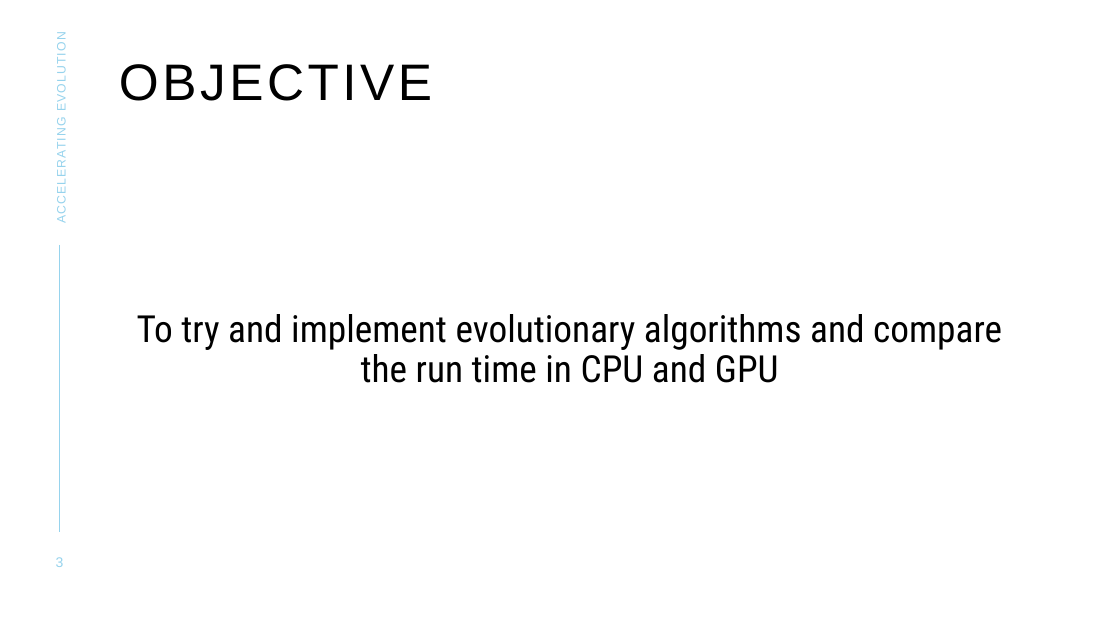
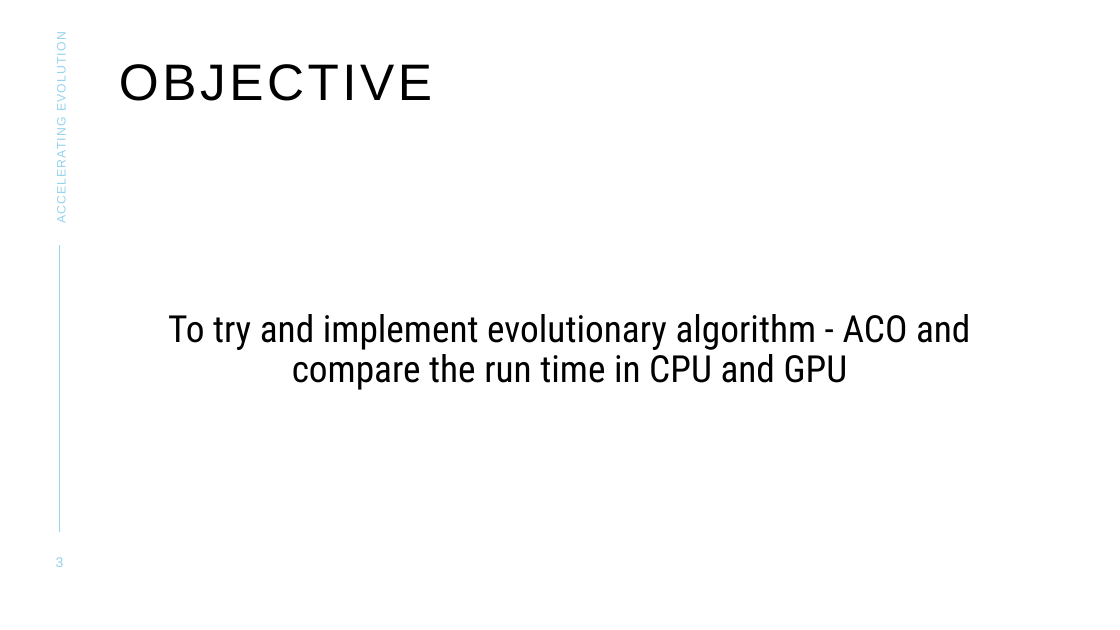
Before and after one commit to Ashirbad-Sarangi/evolutionary_algo_gpu, a slide deck: slide 3 of data/documents/GPU_Presentation_v2.pptx. Drawn at 1120x630 pixels with LibreOffice and Linux fonts; fonts in the diff are those of the drawing. Boxes give left, top, right and bottom in pixels: in the first picture for what was removed or moved away, otherwise in the second. Text is boxed around its words. In the diff, an @@ line names an element or a change of style, - is before the commit and + after.

Commit message:
Final Algorithm is ready

```diff
--- a/data/documents/GPU_Presentation_v2.pptx
+++ b/data/documents/GPU_Presentation_v2.pptx
@@ text at <box>168,314,970,390</box>: text changed @@
-To try and implement evolutionary algorithms and compare the run time in CPU and GPU
+To try and implement evolutionary algorithm - ACO and compare the run time in CPU and GPU
```
Also in this commit, not shown: 5 other slides changed, 12 slides added, 6 slides removed, 15 other files.
